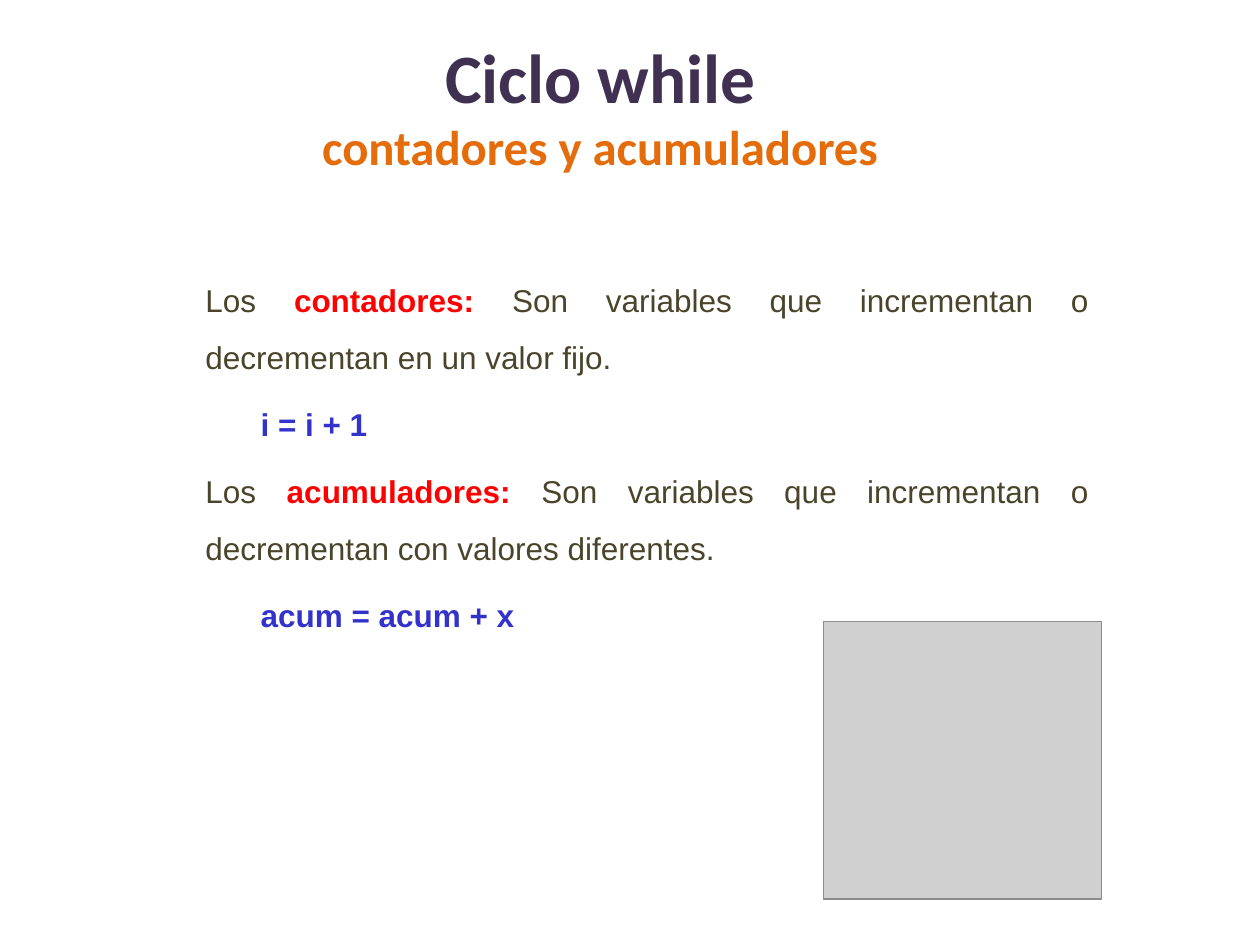
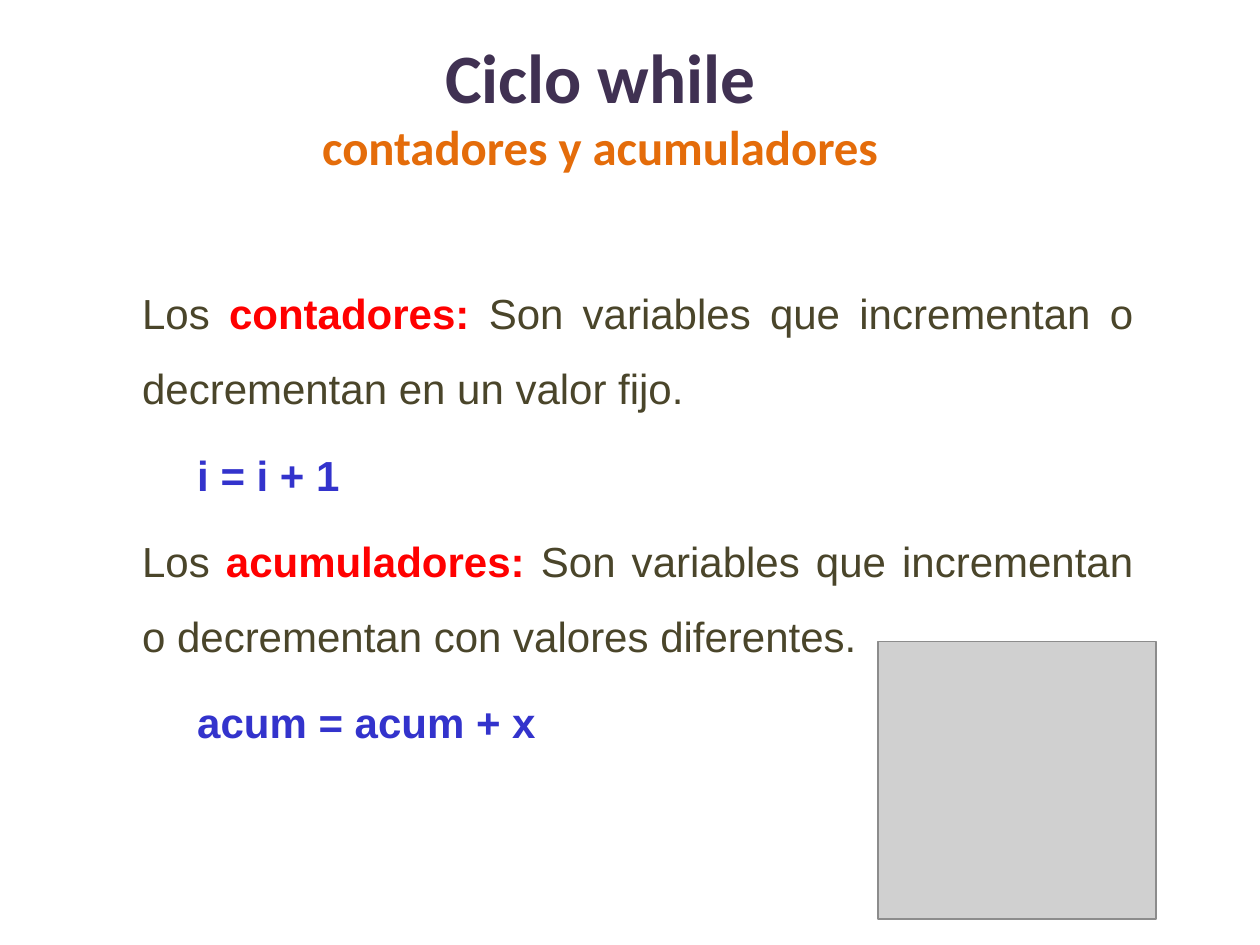
Before and after one commit to lizetheP/Programacion, a slide deck: slide 47 of CalendarioAgo2022/presentaciones/7_While.pptx. Drawn at 1260x945 pixels with LibreOffice and Linux fonts; fonts in the diff are those of the drawing; grey boxes stand for pictures. Boxes give left, top, right and bottom in pixels: in the first picture for what was removed or moved away, otherwise in the second. Text is boxed around its words. In the diff, an @@ line names an element or a change of style, - is before the commit and + after.

```diff
--- a/CalendarioAgo2022/presentaciones/7_While.pptx
+++ b/CalendarioAgo2022/presentaciones/7_While.pptx
@@ text "Los contadores: Son variables que ...": place and size @@
-text "Los contadores: Son variables que ..." at bbox=[205, 289, 1089, 628]
+text "Los contadores: Son variables que ..." at bbox=[142, 298, 1133, 739]
@@ text "Los contadores: Son variables que ..." at bbox=[142, 298, 1133, 739]: size 18 to 24 pt @@
@@ picture: place and size @@
-picture at bbox=[824, 621, 1101, 898]
+picture at bbox=[878, 641, 1155, 919]
```
Also in this commit, not shown: 2 other files.
